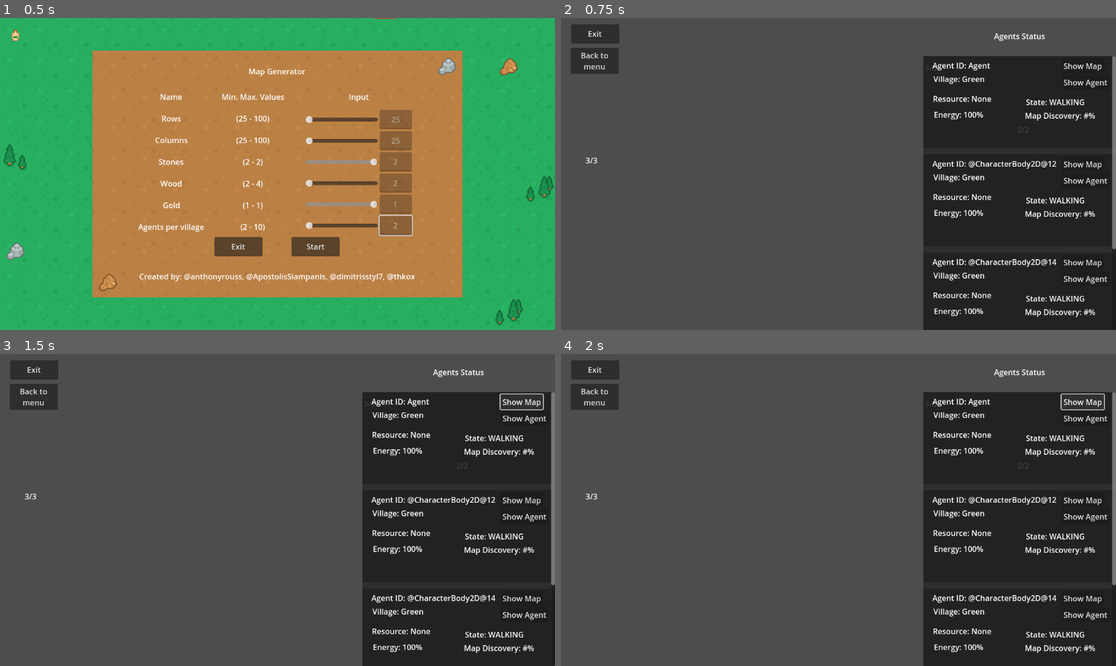
Above: before the commit, frames 1-4 (two rows, left to right).
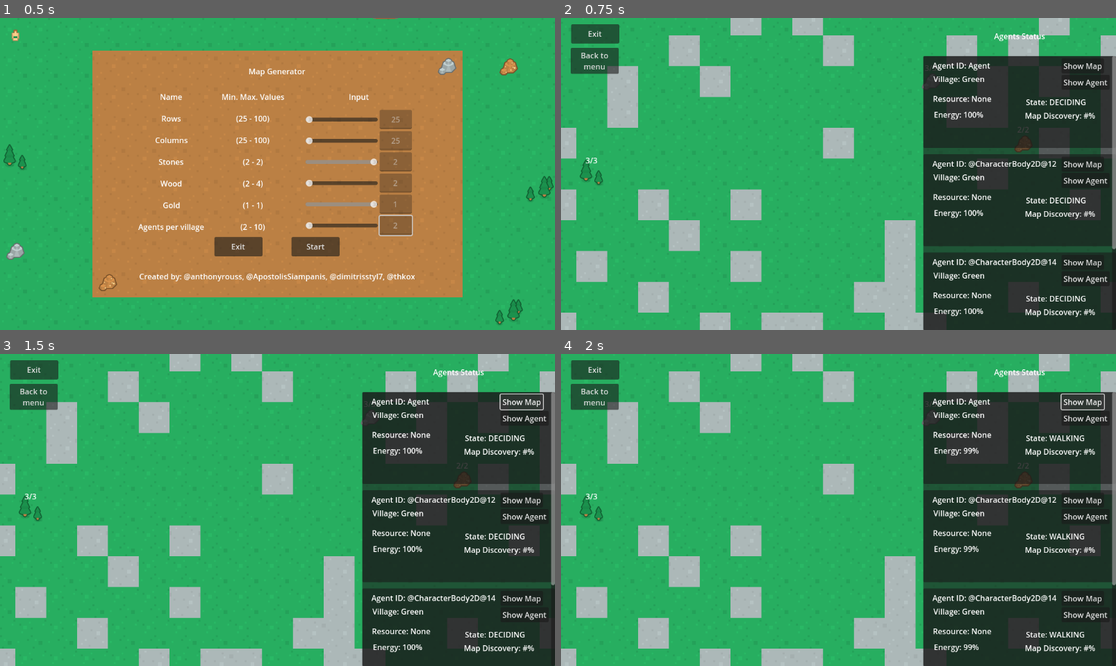
Above: after the commit, the same moments.

Repository: ApostolisSiampanis/intelligent-agents
Game: Godot game, scene res://scenes/input_screen.tscn
Two runs of this game, one before a commit and one after it. Both use one fixed random seed, a clock stepped at 60 frames per second and the inputs below.
Inputs:
- Up to frame 1 (0.5 s): no input
- Up to frame 2 (0.75 s): click "Start" at 0.5 s
- Up to frame 3 (1.5 s): click "Show Map" at 1.25 s
- Up to frame 4 (2 s): no input

Frame 1 is identical in both runs. In frame 2, 71% of the frame differs, in the area x 0-100%, y 0-100%; in frame 3, 71%; in frame 4, 71%.
Error before the commit: Attempt to call function 'get_custom_data' in base 'null instance' on a null instance. (res://scripts/agent.gd:277)

Commit message:
Create CommonVariables.gd and make it global.
- Note: bugs in map_generator.tscn.

Diff:
--- a/project.godot
+++ b/project.godot
@@ -14,6 +14,10 @@
 run/main_scene="res://scenes/input_screen.tscn"
 config/features=PackedStringArray("4.2", "GL Compatibility")
 config/icon="res://icon.svg"
+
+[autoload]
+
+CommonVariables="*res://scripts/common_variables.gd"
 
 [display]
 
--- a/scenes/agent.tscn
+++ b/scenes/agent.tscn
@@ -16,13 +16,13 @@
 visible = false
 texture = ExtResource("2_15li1")
 region_enabled = true
-region_rect = Rect2(2414.22, 1063.11, 36.241, 50.5291)
+region_rect = Rect2(2416.18, 1063.81, 32.1611, 48.3768)
 
 [node name="Agent_2" type="Sprite2D" parent="."]
 visible = false
 texture = ExtResource("2_15li1")
 region_enabled = true
-region_rect = Rect2(2414.19, 870.684, 36.5664, 50.8461)
+region_rect = Rect2(2415.97, 871.727, 32.2964, 48.5119)
 
 [node name="CollisionShape2D" type="CollisionShape2D" parent="."]
 shape = SubResource("RectangleShape2D_ynha8")
--- a/scenes/map_generator.tscn
+++ b/scenes/map_generator.tscn
@@ -1,15 +1,39 @@
-[gd_scene load_steps=7 format=3 uid="uid://cyw2b0ow4rr55"]
+[gd_scene load_steps=9 format=3 uid="uid://cyw2b0ow4rr55"]
 
 [ext_resource type="Script" path="res://scripts/map_generator.gd" id="1_4te8f"]
+[ext_resource type="Texture2D" uid="uid://b232tmj85wv4e" path="res://assets/medievalRTS/medieval_tilesheet_1.png" id="1_qqf7x"]
 [ext_resource type="Script" path="res://scripts/camera_movement.gd" id="3_g5pt1"]
 [ext_resource type="Script" path="res://scripts/exit_app.gd" id="4_61sxg"]
 [ext_resource type="Script" path="res://scripts/back_to_menu.gd" id="5_l6ovq"]
 [ext_resource type="Script" path="res://scripts/game_manager.gd" id="6_lruxe"]
 
+[sub_resource type="TileSetAtlasSource" id="TileSetAtlasSource_ylq5a"]
+texture = ExtResource("1_qqf7x")
+margins = Vector2i(32, 32)
+separation = Vector2i(32, 32)
+texture_region_size = Vector2i(64, 64)
+0:0/0 = 0
+0:0/0/custom_data_0 = "grass"
+7:4/0 = 0
+7:4/0/custom_data_0 = "stone"
+9:5/0 = 0
+9:5/0/custom_data_0 = "gold"
+7:6/0 = 0
+7:6/0/custom_data_0 = "village"
+5:6/0 = 0
+5:6/0/custom_data_0 = "village"
+1:4/0 = 0
+1:4/0/custom_data_0 = "tree"
+3:1/0 = 0
+3:1/0/custom_data_0 = "wall"
+0:6/0 = 0
+4:4/0 = 0
+
 [sub_resource type="TileSet" id="TileSet_vw3px"]
 tile_size = Vector2i(64, 64)
 custom_data_layer_0/name = "type"
 custom_data_layer_0/type = 4
+sources/0 = SubResource("TileSetAtlasSource_ylq5a")
 
 [node name="MapGenerator" type="Node2D"]
 
--- a/scripts/agent.gd
+++ b/scripts/agent.gd
@@ -105,7 +105,7 @@
 
 func calculate_destination(current_tile_position, next_tile_position):
 	var tile_dif = calculate_dif(Vector2i(current_tile_position), Vector2i(next_tile_position))
-	return (Vector2i(position) + tile_dif * tile_map.TILE_SIZE)
+	return (Vector2i(position) + tile_dif * CommonVariables.TILE_SIZE)
 
 func calculate_dif(vector1: Vector2i, vector2: Vector2i):
 	return vector2 - vector1
@@ -219,7 +219,7 @@
 	astar_path_queue.remove_at(0)
 
 func get_point_id(vector: Vector2i):
-	return vector.x * tile_map.MAX_Y + vector.y
+	return vector.x * CommonVariables.MAX_Y + vector.y
 
 func redefine_goal(goal_reached: bool):
 	if goal_reached:
--- a/scripts/camera_movement.gd
+++ b/scripts/camera_movement.gd
@@ -21,9 +21,8 @@
 func is_mouse_in_tilemap() -> bool:
 	var mouse_pos = get_global_mouse_position()
 	var tilemap_rect = tile_map.get_used_rect()
-	var tile_size = tile_map.tile_set.tile_size
-	tilemap_rect.position *= tile_size
-	tilemap_rect.size *= tile_size
+	tilemap_rect.position *= CommonVariables.TILE_SIZE
+	tilemap_rect.size *= CommonVariables.TILE_SIZE
 	return tilemap_rect.has_point(mouse_pos)
 
 func is_mouse_over_gui() -> bool:
--- /dev/null
+++ b/scripts/common_variables.gd
@@ -0,0 +1,5 @@
+extends Node
+
+
+static var TILE_SIZE = Vector2i(64, 64)
+static var MAX_Y = 100
--- a/scripts/map_generator.gd
+++ b/scripts/map_generator.gd
@@ -12,9 +12,6 @@
 
 const AGENT = preload("res://scenes/agent.tscn")
 const RESOURCE_COLLIDER = preload("res://scenes/resource_collider.tscn")
-
-const TILE_SIZE := Vector2i(64,64)
-const MAX_Y := 100
 
 var agents_array := [] # stores all created agent instances
 
@@ -100,11 +97,12 @@
 		# Wrap the info_card in a MarginContainer
 		var margin_container = MarginContainer.new()
 		margin_container.add_child(info_card)
+
 		# Add spacing (adjust the values to your preference)
 		margin_container.add_theme_constant_override("margin_bottom", 200)
 
-		v_box_container_info_cards.add_child(margin_container) # Add the margin container to the VBoxContainer
-
+		# Add the margin container to the VBoxContainer
+		v_box_container_info_cards.add_child(margin_container)
 
 func generate_map(map: Array, available_rows: Array) -> void:
 	"""
@@ -271,7 +269,9 @@
 
 	if highlight:
 		var viewport_size: Vector2 = get_viewport_rect().size
-		var agent_center = agent.position + Vector2(TILE_SIZE.x / 2, TILE_SIZE.y / 2)
+		var agent_center =\
+			agent.position + Vector2(CommonVariables.TILE_SIZE.x / 2,
+									 CommonVariables.TILE_SIZE.y / 2)
 		var new_position = Vector2(
 			viewport_size.x / 2 - agent_center.x,
 			viewport_size.y / 2 - agent_center.y
--- a/scripts/scroll_container_show_scroll_bar.gd
+++ /dev/null
@@ -1,12 +0,0 @@
-extends ScrollContainer
-
-@onready var control = $Control
-
-# Called when the node enters the scene tree for the first time.
-func _ready():
-	pass # Replace with function body.
-
-
-# Called every frame. 'delta' is the elapsed time since the previous frame.
-func _process(delta):
-	pass
--- a/scripts/tile_map.gd
+++ b/scripts/tile_map.gd
@@ -1,11 +1,4 @@
 extends TileMap
-
-
-const tile_size = Vector2i(64,64)
-const MAX_Y = 100
-
-func get_tile_size():
-	return tile_size
 
 
 class TileInfo:
